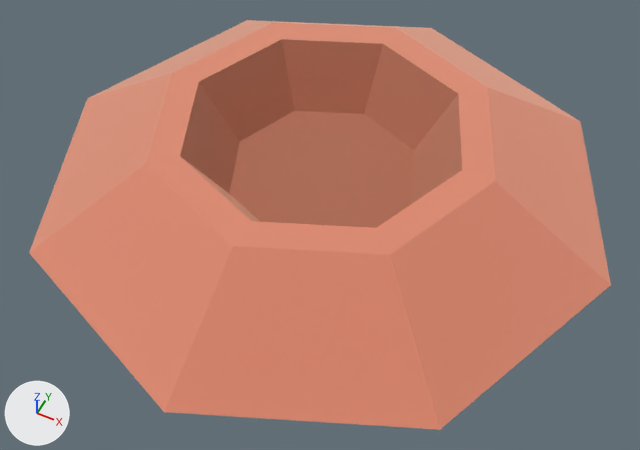
The glTF model packs/space-kit/craterlarge.glb, before and after one commit.
Rendered twice from a 50 mm camera at (2.422, -2.357, 0.97) aimed at (2.03, -1.572, -0.01). The lights are fixed; the arrows at lower left show +X, +Y and +Z. The picture after the commit comes second. Where no turn or scale is listed for an object, it has been applied to the vertices.

In view in the first picture: 'craterLarge'.
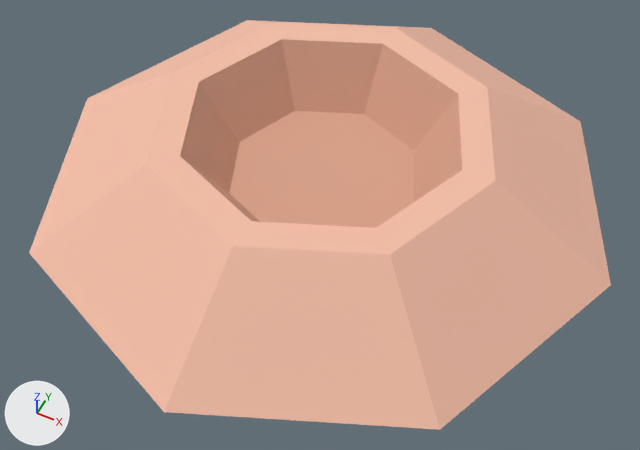
Where the change shows, as pixel boxes (x1, y1, x2, y2) in the pictures (640 x 450 px):
'craterLarge', surface changed (lighter)
    both: (29, 20, 611, 430)

The change, as a list of edits to the scene's bpy script:
```text
Change mat_rockdark:
    mat_rockdark.metallic: 1.0 -> 0.0
Change mat_rock:
    mat_rock.metallic: 1.0 -> 0.0
Remove ob_tmpparent:
    ob_tmpparent = bpy.data.objects.new('tmpParent', None)
    ob_tmpparent.location = (0.0, 0.0, 0.0)
```
